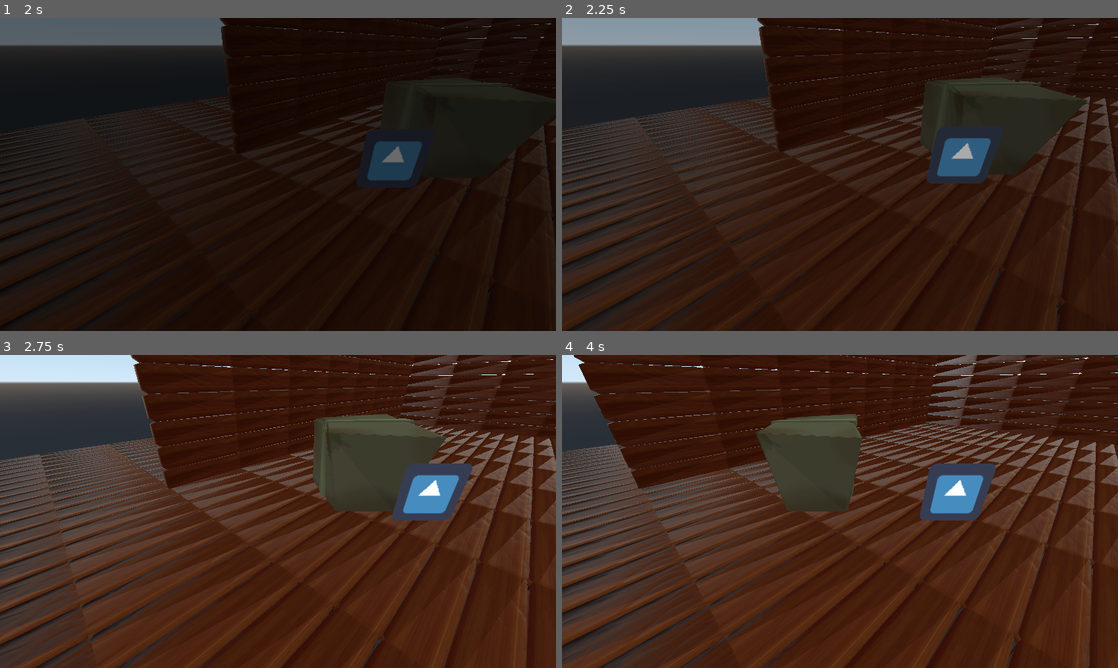
Above: before the commit, frames 1-4 (two rows, left to right).
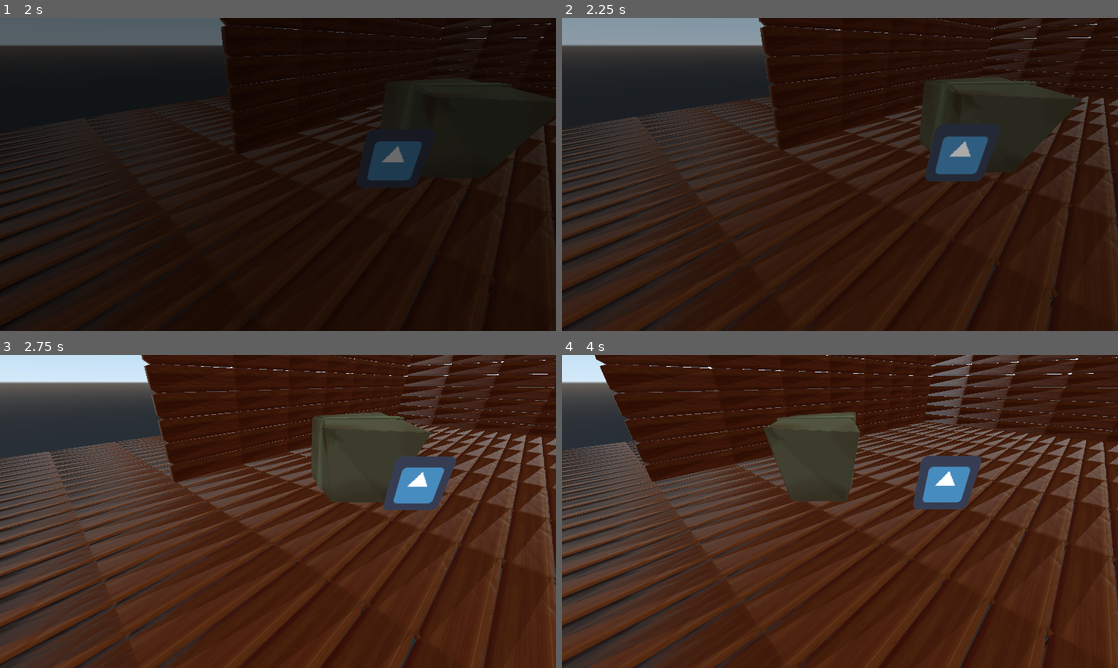
Above: after the commit, the same moments.

Repository: batomow/GameOff2022
Game: Godot game, scene res://GUI/MainMenu/MainMenu.tscn
Two runs of this game, one before a commit and one after it. Both use one fixed random seed, a clock stepped at 60 frames per second and the inputs below. The engine's default icon, where the game draws it, is replaced by a stand-in: a white triangle on a blue panel in a dark square.
Inputs (mouse positions are in pixels of both pictures, inside the frame that each line leads up to):
- Up to frame 1 (2 s): click "Start" at 0.5 s; click "Start" at 1.25 s
- Up to frame 2 (2.25 s): tap Enter (ui_accept) at 2 s; move the mouse to (962, 158) at 2.02 s; hold D (right) from 2.03 s (still down); tap E (interact) at 2.1 s; click (962, 158) at 2.17 s
- Up to frame 3 (2.75 s): keep holding D (right); tap Enter (ui_accept) at 2.27 s
- Up to frame 4 (4 s): release D (right) at 2.75 s; drag from (728, 527) to (812, 574) at 2.77 s; move the mouse to (895, 442) at 3.52 s; hold D (right) from 3.53 s (still down); tap Alt at 3.6 s

Frame 1 is identical in both runs. In frame 2, 5.5% of the frame differs, in the area x 0-100%, y 0-100%; in frame 3, 23%; in frame 4, 26%.

Commit message:
WIP

Diff:
--- a/Scenes/Floor1/Room1.tscn
+++ b/Scenes/Floor1/Room1.tscn
@@ -14,60 +14,33 @@
 transform = Transform( 0.707107, 0.353553, -0.612372, 0, 0.866025, 0.5, 0.707107, -0.353553, 0.612372, -3.618, 2.7, 3.618 )
 script = ExtResource( 4 )
 
-[node name="RayCast" type="RayCast" parent="Camera"]
-transform = Transform( 1, 0, 0, 0, 1, 0, 0, -2.98023e-08, 1, 0, 0, 0 )
-enabled = true
-cast_to = Vector3( 0, -1.2, 0 )
-
-[node name="RayCast2" type="RayCast" parent="Camera"]
-transform = Transform( 1, 0, 0, 0, 1, 0, 0, -2.98023e-08, 1, 0, 0, 0 )
-enabled = true
-cast_to = Vector3( 0, 1.2, 0 )
-
-[node name="RayCast3" type="RayCast" parent="Camera"]
-transform = Transform( 1, 0, 0, 0, 1, 0, 0, -2.98023e-08, 1, 0, 0, 0 )
-enabled = true
-cast_to = Vector3( 1.2, 0, 0 )
-
-[node name="RayCast4" type="RayCast" parent="Camera"]
-transform = Transform( 1, 0, 0, 0, 1, 0, 0, -2.98023e-08, 1, 0, 0, 0 )
-enabled = true
-cast_to = Vector3( -1.2, 0, 0 )
-
-[node name="RayCast5" type="RayCast" parent="Camera"]
-transform = Transform( 1, 0, 0, 0, 1, 0, 0, -2.98023e-08, 1, 0, 0, 0 )
-enabled = true
-cast_to = Vector3( 0, 0, 1.2 )
-
-[node name="RayCast6" type="RayCast" parent="Camera"]
-transform = Transform( 1, 0, 0, 0, 1, 0, 0, -2.98023e-08, 1, 0, 0, 0 )
+[node name="Raycasts" type="Spatial" parent="Camera"]
+transform = Transform( 1, 0, -8.9407e-08, 0, 1, -4.47035e-08, 0, -5.96046e-08, 1, 0, 0, 0 )
+
+[node name="RayCast" type="RayCast" parent="Camera/Raycasts"]
+transform = Transform( 0.707107, -3.95902e-08, 0.707107, 0.353553, 0.866026, -0.353553, -0.612372, 0.5, 0.612372, 0, 0, 0 )
 enabled = true
 cast_to = Vector3( 0.707, 0, 0.707 )
 
-[node name="RayCast7" type="RayCast" parent="Camera"]
-transform = Transform( 1, 0, 0, 0, 1, 0, 0, -2.98023e-08, 1, 0, 0, 0 )
+[node name="RayCast4" type="RayCast" parent="Camera/Raycasts"]
+transform = Transform( 0.707107, -3.95902e-08, 0.707107, 0.353553, 0.866026, -0.353553, -0.612372, 0.5, 0.612372, 0, 0, 0 )
 enabled = true
-cast_to = Vector3( -0.707, 0, 0.707 )
-
-[node name="RayCast8" type="RayCast" parent="Camera"]
-transform = Transform( 1, 0, 0, 0, 1, 0, 0, -2.98023e-08, 1, 0, 0, 0 )
+cast_to = Vector3( 0, 0, 1 )
+
+[node name="RayCast3" type="RayCast" parent="Camera/Raycasts"]
+transform = Transform( 0.707107, -3.95902e-08, 0.707107, 0.353553, 0.866026, -0.353553, -0.612372, 0.5, 0.612372, 0, 0, 0 )
 enabled = true
-cast_to = Vector3( -0.5, 0.707, 0.5 )
-
-[node name="RayCast9" type="RayCast" parent="Camera"]
-transform = Transform( 1, 0, 0, 0, 1, 0, 0, -2.98023e-08, 1, 0, 0, 0 )
+cast_to = Vector3( -0.707, 0, -0.707 )
+
+[node name="RayCast5" type="RayCast" parent="Camera/Raycasts"]
+transform = Transform( 0.707107, -3.95902e-08, 0.707107, 0.353553, 0.866026, -0.353553, -0.612372, 0.5, 0.612372, 0, 0, 0 )
 enabled = true
-cast_to = Vector3( 0.5, 0.707, 0.5 )
-
-[node name="RayCast10" type="RayCast" parent="Camera"]
-transform = Transform( 1, 0, 0, 0, 1, 0, 0, -2.98023e-08, 1, 0, 0, 0 )
+cast_to = Vector3( -1, 0, 0 )
+
+[node name="RayCast6" type="RayCast" parent="Camera/Raycasts"]
+transform = Transform( 0.707107, -3.95902e-08, 0.707107, 0.353553, 0.866026, -0.353553, -0.612372, 0.5, 0.612372, 0, 0, 0 )
 enabled = true
-cast_to = Vector3( 0.5, -0.707, 0.5 )
-
-[node name="RayCast11" type="RayCast" parent="Camera"]
-transform = Transform( 1, 0, 0, 0, 1, 0, 0, -5.96046e-08, 1, 0, 0, 0 )
-enabled = true
-cast_to = Vector3( -0.5, -0.707, 0.5 )
+cast_to = Vector3( 1, 0, 0 )
 
 [node name="Player" parent="." instance=ExtResource( 2 )]
 unique_name_in_owner = true
--- a/Scripts/MainCamera.gd
+++ b/Scripts/MainCamera.gd
@@ -1,13 +1,16 @@
 extends Camera
 
 onready var player:KinematicBody = $"%Player"
-onready var debug_mesh:MeshInstance = $"%DebugMesh"
 
 onready var original_offset = global_transform.origin
 
-onready var raycasts := get_children()
+onready var raycasts := $Raycasts.get_children()
 
-const max_offset = 1.0
+const max_offset:float = 0.5
+
+var bounce_count = 0
+const max_bounce_count = 50
+var slerp_back = false
 
 func _physics_process(delta):
 	#where the center of the screen would fall on the floor.
@@ -42,21 +45,19 @@
 		if raycast.is_colliding():
 			collided = true
 			agregate_direction -= raycast.cast_to
+			break
 
 	#turn it into a concrete direction to avoid in relative space
 	var projected_cast_dir = agregate_direction.normalized()
-	projected_cast_dir.y = 0
 	var cast_dir_xoffset = xbasis.dot(projected_cast_dir)
 	var cast_dir_zoffset = zbasis.dot(projected_cast_dir)
 	#cancel out the displacement in that particular direction
-	var correction_vector = Vector3(
-		cast_dir_xoffset * displacement.x,
-		0,
-		cast_dir_zoffset * displacement.z
-	)
+	var correction_vector = Vector3.ZERO
+	correction_vector += xbasis * cast_dir_xoffset
+	correction_vector += zbasis * cast_dir_zoffset
+	var correction_normal = correction_vector.normalized()
+	if collided:
+		displacement = displacement.slide(correction_normal)
+	#look into occluders, instead of trying to avoid teh camera hitting walls, just make the walls transparent.
 
-	#move the camera.
-	if collided:
-		self.global_translate(correction_vector*delta)
-	else:
-		self.global_translate(displacement*delta)
+	self.global_translate(displacement*delta)
